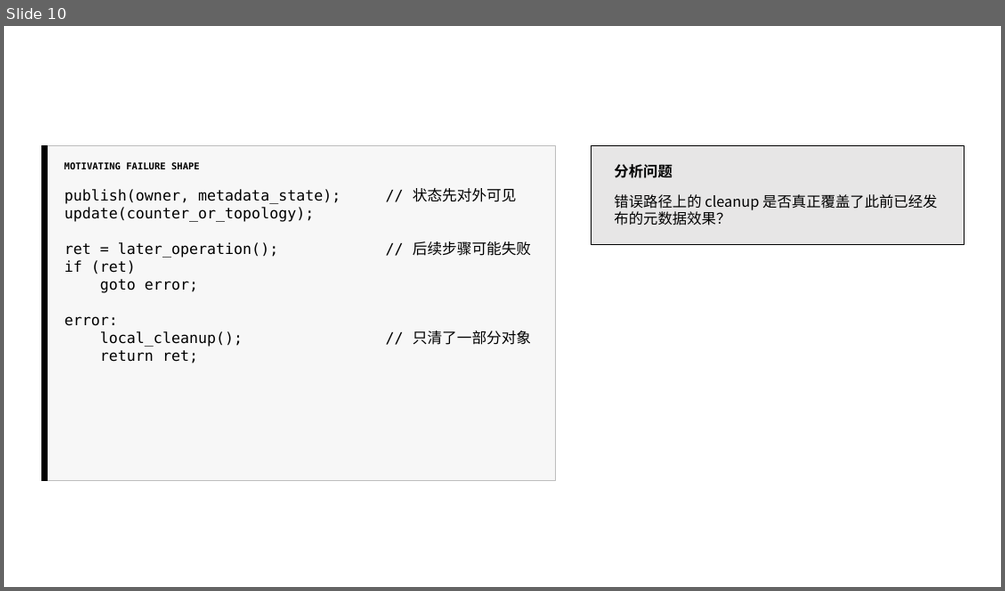
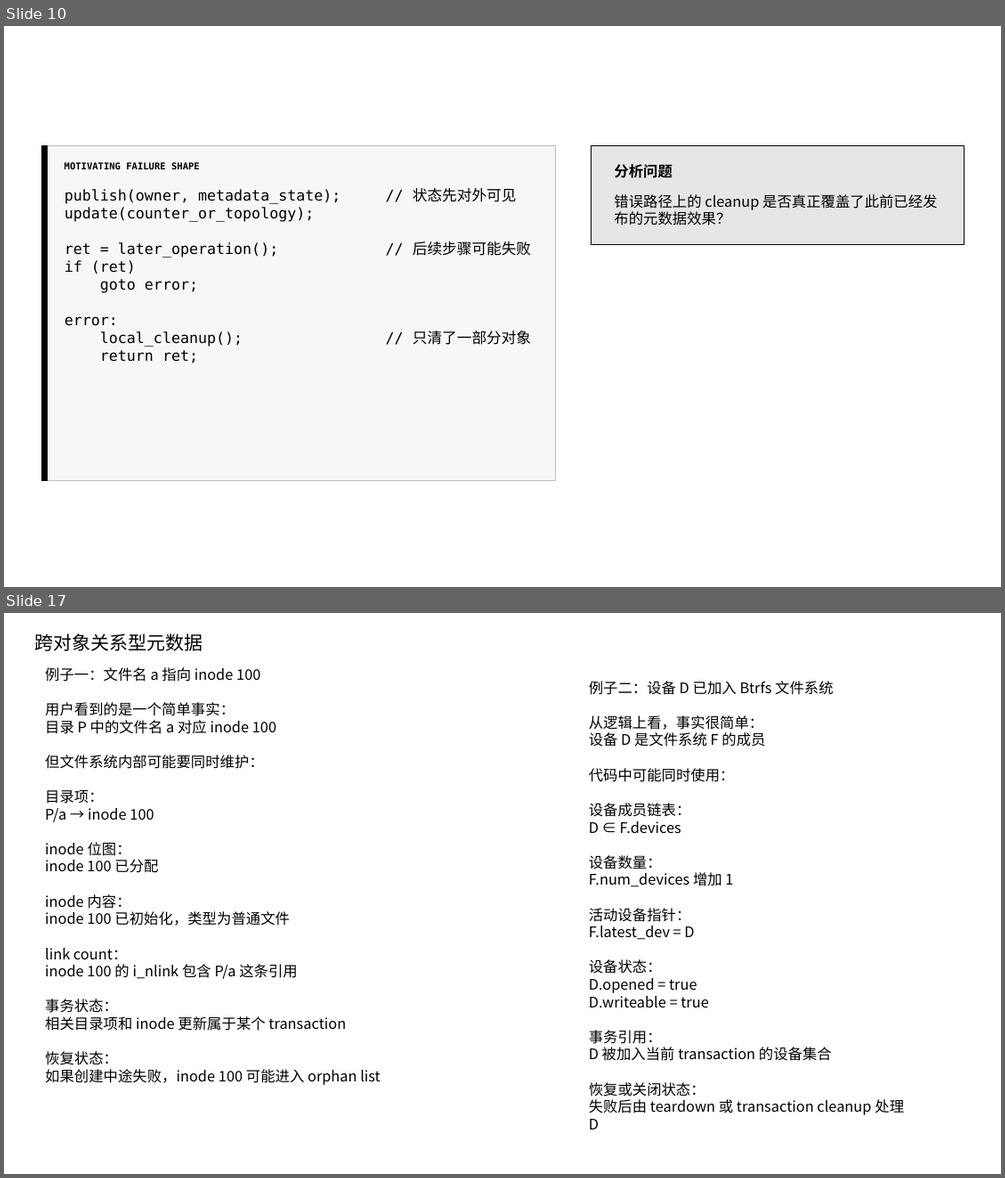
Before and after one commit to yghikun/SE_EOD, a slide deck: 元数据错误路径.pptx. Shown one above the other, each under a label of ours: slide 10 before the commit, slides 10 and 17 after it; the slides between them are not shown. The pictures are 1005x591 and 1005x1178 pixels, drawn with LibreOffice and Linux fonts; fonts in the diff are those of the drawing. Boxes give left, top, right and bottom in pixels: in the first picture for what was removed or moved away, otherwise in the second. Text is boxed around its words. In the diff, an @@ line names an element or a change of style, - is before the commit and + after.

```diff
--- a/元数据错误路径.pptx
+++ b/元数据错误路径.pptx
@@ slide 17 added at (x1=4, y1=613, x2=1001, y2=1174), background #FFFFFF @@
@@ text added at (x1=34, y1=633, x2=202, y2=651), 18 pt, text #000000 @@
+跨对象关系型元数据
@@ text added at (x1=45, y1=667, x2=380, y2=1085), 14 pt, text #000000 @@
+例子一：文件名 a 指向 inode 100
+用户看到的是一个简单事实：
+目录 P 中的文件名 a 对应 inode 100
+但文件系统内部可能要同时维护：
+目录项：
+P/a → inode 100
+inode 位图：
+inode 100 已分配
+inode 内容：
+inode 100 已初始化，类型为普通文件
+link count：
+inode 100 的 i_nlink 包含 P/a 这条引用
+事务状态：
+相关目录项和 inode 更新属于某个 transaction
+恢复状态：
+如果创建中途失败，inode 100 可能进入 orphan list
@@ text added at (x1=589, y1=681, x2=904, y2=1129), 14 pt, text #000000 @@
+例子二：设备 D 已加入 Btrfs 文件系统
+从逻辑上看，事实很简单：
+设备 D 是文件系统 F 的成员
+代码中可能同时使用：
+设备成员链表：
+D ∈ F.devices
+设备数量：
+F.num_devices 增加 1
+活动设备指针：
+F.latest_dev = D
+设备状态：
+D.opened = true
+D.writeable = true
+事务引用：
+D 被加入当前 transaction 的设备集合
+恢复或关闭状态：
+失败后由 teardown 或 transaction cleanup 处理 D
```
Also in this commit, not shown: 1 slide changed, 17 other slides added, 14 other files.
